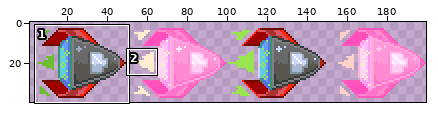
Sprite sheet, stored at media/shipFlash.png. The first picture is a wide view before the edit; the outline marks the close-up.
Close-up. Old version:
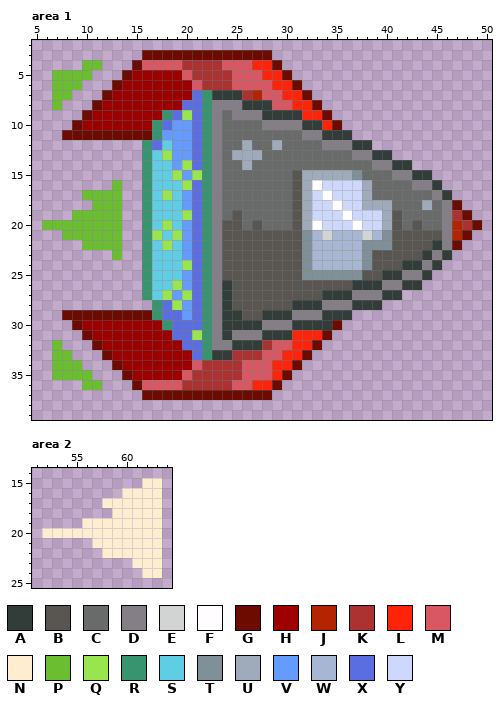
The file is 200x40 pixels. Colours within 5 levels of each other are drawn and written as one. Shown: area 1: x 5..50, y 2..39; area 2: x 51..64, y 14..25. The wide view leaves out empty margins. The commit also changed other parts of the picture, which this record leaves out.
Palette (. is transparent): A #323c39  B #595652  C #696a6a  D #847e87  E #d2d4d4  F #fffdff  G #6e0b00  H #9e0000  J #b32400  K #ac3232  L #ff230a  M #d95763  N #ffedd1  P #6abe30  Q #99e550  R #37946e  S #5fcde4  T #809098  U #9fabbb  V #639bff  W #a7b6d2  X #5b6ee1  Y #cdd8fc
Pixels before, area 1, first column x 6:
 3 ..........GGGGGGGGGGGGG.....................
 4 ....PP...GMMMMKKKKMMMLLG....................
 5 .PPPP...GHHHHHMKKKKMMMLLG...................
 6 .PPP...GHHHHHHHMKKKMMMMLLG..................
 7 .PP...GHHHHHHHHXRAAAKJMMLLG.................
 8 .P...GHHHHHHHHXXRDDDAAAMMLLG................
 9 ....GHHHHHHHRXQXRDCDDDAAAALLG...............
10 ...GHHHHHHHRXVVXRDCCCCDDDDAALG..............
11 ..GGGGGGGGGRVVVXRDCCCCCCCCDDAAA.............
12 ..........RXSVVXRDCCUCCUCCCCDDDAA...........
13 ..........RSQVVXRDCUUUCCCCCCCCCDDAA.........
14 ..........RSSVQXRDCCUCCCCCCCCCCCCDDAA.......
15 ..........RSSQVQRDCCCCCCCBUUUUUTCCCDDAA.....
16 .......P..RSSSQXRDCCCCCCCBUFYYYYUCCCCDDA....
17 ....PPPP..RSQSVXRDCCCCCCCBUYFYYYUCCCCCCDA...
18 .....PPP..RSSSVXRDCCCCCCCBUYYFYYUUUCCCUCDG..
19 ...PPPPP..RSSSQXRDCBCCCCCBUYYYFYYYUBCCCCDKG.
20 PPPPPPPP..RSQSVXRDBBCBCCCBUFYYYFYYUBCBCCDJKG
21 ..PPPPPP..RQSQVXRDBBBBBBBBTWEWWWEWTBBBBBDJG.
22 ....PPPP..RSQSVXRDBBBBBBBBTWWWWWTTTBBBBADG..
23 .......P..RSSSVXRDBBBBBBBBTWWWWWTBBBBBADA...
24 ..........RSSSQXRDBBBBBBBBTWWWWWTBBBAADA....
25 ..........RSSSVXRDBBBBBBBBTTTTTTBBAADDA.....
26 ..........RSSQVXRDABBBBBBBBBBBBAAADDAA......
27 ..........RSQVQXRDABBBBBBBBBAAADDDAA........
28 ...........RXQVXRDABBBBBBAAADDDAAA..........
29 ..GGGGGGGGGRXXVXRDAABBAAADDDAAA.............
30 ...GHHHHHHHHRXXXRDAAAADDDAAAAG..............
31 ....GHHHHHHHHXXQRDADDDAAALLLG...............
32 .P...GHHHHHHHHXXRDDAAAKMMLLG................
33 .PP...GHHHHHHHHXRAAKKKMMLLG.................
34 .PPP...GHHHHHHHMKKKKMMMLLG..................
35 .PPPP...GHHHHHMKKKKKMMMLG...................
36 ....PP...GMMMMKKKKKMMLLG....................
37 ..........GGGGGGGGGGGGG.....................
Pixels before, area 2, first column x 52:
15 ..........NN
16 ........NNNN
17 ......NNNNNN
18 .......NNNNN
19 ....NNNNNNNN
20 NNNNNNNNNNNN
21 .....NNNNNNN
22 ......NNNNNN
23 .........NNN
24 ..........NN
New version:
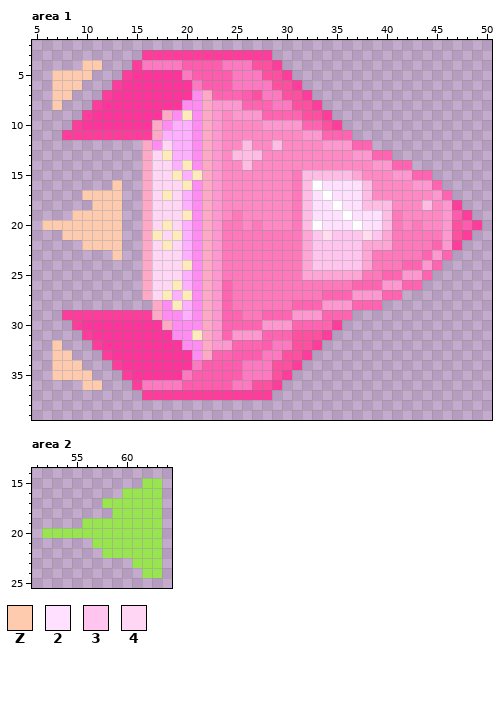
Colours new in this view: Z #ffcbaf  2 #ffe0fe  3 #ffc5ee  4 #ffd7f5
Diff:
Colour A changes from #323c39 to #ff63b2.
Colour B changes from #595652 to #ff78bc.
Colour C changes from #696a6a to #ff88c5.
Colour D changes from #847e87 to #ff98d0.
Colour E changes from #d2d4d4 to #ffddee.
Colour G changes from #6e0b00 to #ff3c9c.
Colour H changes from #9e0000 to #ff339c.
Colour K changes from #ac3232 to #ff5baf.
Colour L changes from #ff230a to #ff4fa0.
Colour M changes from #d95763 to #ff79c2.
Colour N changes from #ffedd1 to #99e550.
Colour Q changes from #99e550 to #ffeabb.
Colour R changes from #37946e to #ffa9c7.
Colour T changes from #809098 to #ffa6d7.
Colour U changes from #9fabbb to #ffbce5.
Colour V changes from #639bff to #ffafff.
Colour X changes from #5b6ee1 to #ff8bf3.
Area 1:
The edit turns colour Y into colour 2 in row 16 at x 34 to 37; in row 17 at x 33 and 35 to 37; in row 18 at x 33 to 34 and 36 to 37; in row 19 at x 33 to 35 and 37 to 39; in row 20 at x 34 to 36 and 38 to 39.
The edit turns colour W into colour 3 in row 21 at x 33, 35 to 37 and 39; in rows 22 to 24 at x 33 to 37.
The edit turns colour S into colour 4 in row 12 at x 18; in row 13 at x 17; in rows 14 to 15 at x 17 to 18; in row 16 at x 17 to 19; in row 17 at x 17 and 19; in rows 18 to 19 at x 17 to 19.
The edit turns colour S into colour 4 in row 20 at x 17 and 19; in row 21 at x 18; in row 22 at x 17 and 19; in rows 23 to 25 at x 17 to 19; in row 26 at x 17 to 18; in row 27 at x 17.
The edit turns colour J into colour L in row 7 at x 27; in rows 20 to 21 at x 47.
The edit turns colour P into colour Z in row 4 at x 10 to 11; in row 5 at x 7 to 10; in row 6 at x 7 to 9; in row 7 at x 7 to 8; in row 8 at x 7; in row 16 at x 13.
The edit turns colour P into colour Z in row 17 at x 10 to 13; in row 18 at x 11 to 13; in row 19 at x 9 to 13; in row 20 at x 6 to 13; in row 21 at x 8 to 13; in row 22 at x 10 to 13.
The edit turns colour P into colour Z in row 23 at x 13; in row 32 at x 7; in row 33 at x 7 to 8; in row 34 at x 7 to 9; in row 35 at x 7 to 10; in row 36 at x 10 to 11.
